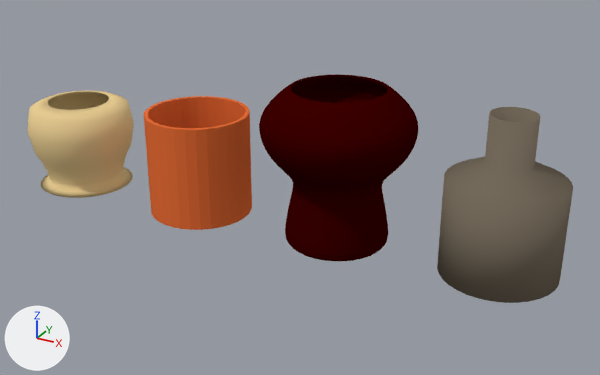
Renders of the Blender file Assets/3D Resources/Ceramics.blend from each side of a commit.
Both versions are drawn from a camera (50 mm lens) standing at (6.98, -12.27, 7.04) and looking at (0.18, 0.1, 0.85). Arrows for +X, +Y and +Z are at lower left; the lights stay in place.

Objects in the first picture: '11', '22', '33', '44'.
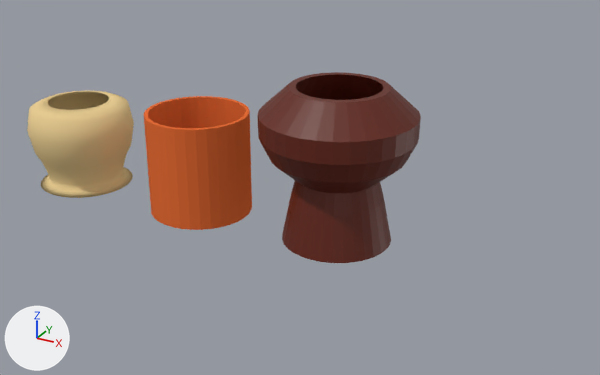
Diff of the bpy script that builds the scene:
```diff
--- a/Assets/3D Resources/Ceramics.blend.py
+++ b/Assets/3D Resources/Ceramics.blend.py
@@ mat_red_brown @@
-mat_red_brown = diffuse_material('Red Brown')
-mat_red_brown.base_color = (0.047, 0.0, 0.0)  # dark red #3d0000
+mat_red_brown = principled_material('Red Brown')
+mat_red_brown.base_color = (0.126, 0.014, 0.00346)  # brown #631f0b
@@ ob_44 @@
-ob_44 = bpy.data.objects.new('44', me_cylinder_002)
-ob_44.location = (4.0, 0.0, 0.0)
-ob_44.scale = (1.0, 1.0, 0.5)
@@ ob_11 @@
 ob_11.location = (1.0, 0.0, 0.0)
-_m = ob_11.modifiers.new('Subdivision', 'SUBSURF')
```

Location of each change, (x1, y1, x2, y2) in pixels of the pictures (600 x 375 px):
'11', recoloured, modifiers changed: before (259, 74, 418, 261); after (257, 72, 421, 263)
'44', deleted (brown): before (437, 107, 573, 303)
